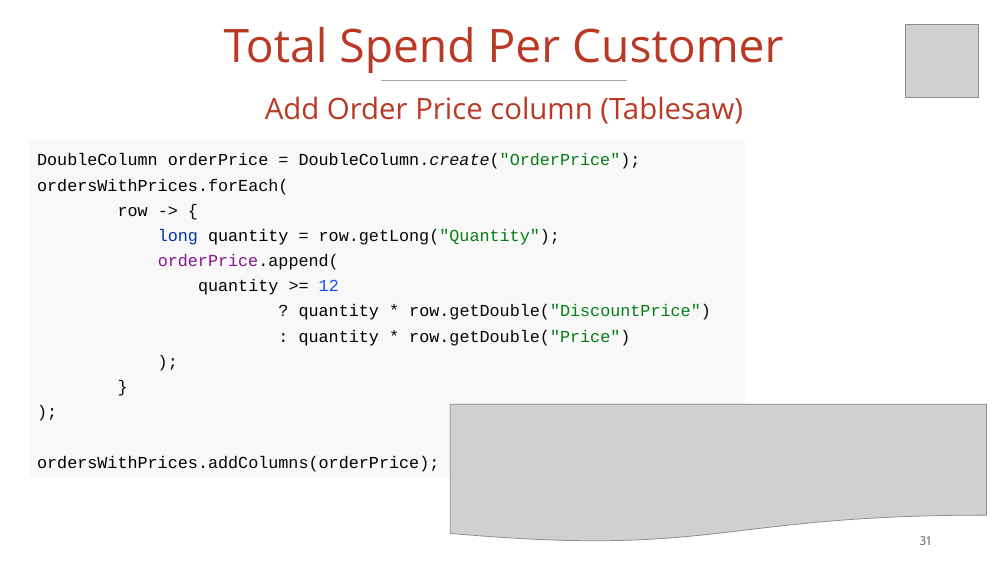
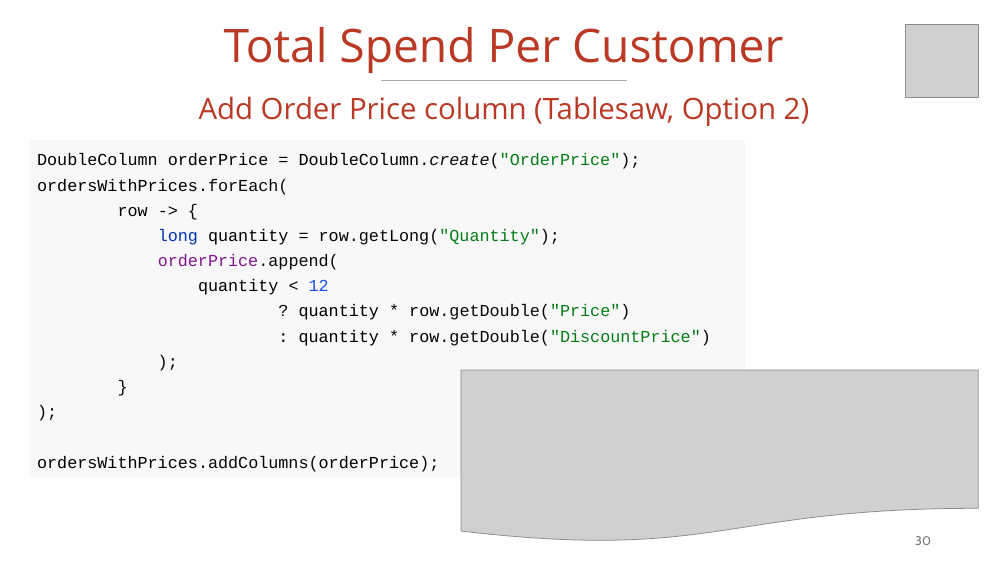
Before and after one commit to vmzakharov/missing-dataframe-talk, a slide deck: slide 30 of presentation/Missing_Dataframe_Short.pptx (slide 31 before the commit). Drawn at 1008x567 pixels with LibreOffice and Linux fonts; fonts in the diff are those of the drawing; grey boxes stand for pictures. Boxes give left, top, right and bottom in pixels: in the first picture for what was removed or moved away, otherwise in the second. Text is boxed around its words. In the diff, an @@ line names an element or a change of style, - is before the commit and + after.

```diff
--- a/presentation/Missing_Dataframe_Short.pptx
+++ b/presentation/Missing_Dataframe_Short.pptx
@@ text at bbox=[199, 96, 809, 126]: text changed @@
-Add Order Price column (Tablesaw)
+Add Order Price column (Tablesaw, Option 2)
@@ text in rectangle at bbox=[37, 153, 711, 472]: text changed @@
-DoubleColumn orderPrice = DoubleColumn.create("OrderPrice");
-ordersWithPrices.forEach(
-row -> {
-long quantity = row.getLong("Quantity");
-orderPrice.append(
-quantity >= 12
-? quantity * row.getDouble("DiscountPrice")
-: quantity * row.getDouble("Price")
-);
-}
-);
-ordersWithPrices.addColumns(orderPrice);
+DoubleColumn orderPrice = DoubleColumn.create("OrderPrice");
+ordersWithPrices.forEach(
+row -> {
+long quantity = row.getLong("Quantity");
+orderPrice.append(
+quantity < 12
+? quantity * row.getDouble("Price")
+: quantity * row.getDouble("DiscountPrice")
+);
+}
+);
+ordersWithPrices.addColumns(orderPrice);
@@ picture: place and size @@
-picture at bbox=[451, 405, 987, 543]
+picture at bbox=[461, 370, 979, 542]
@@ page number at bbox=[915, 536, 931, 545]: text changed @@
-31
+30
```
Also in this commit, not shown: 19 other slides changed, 5 slides added, 1 slide removed, 1 other file.
